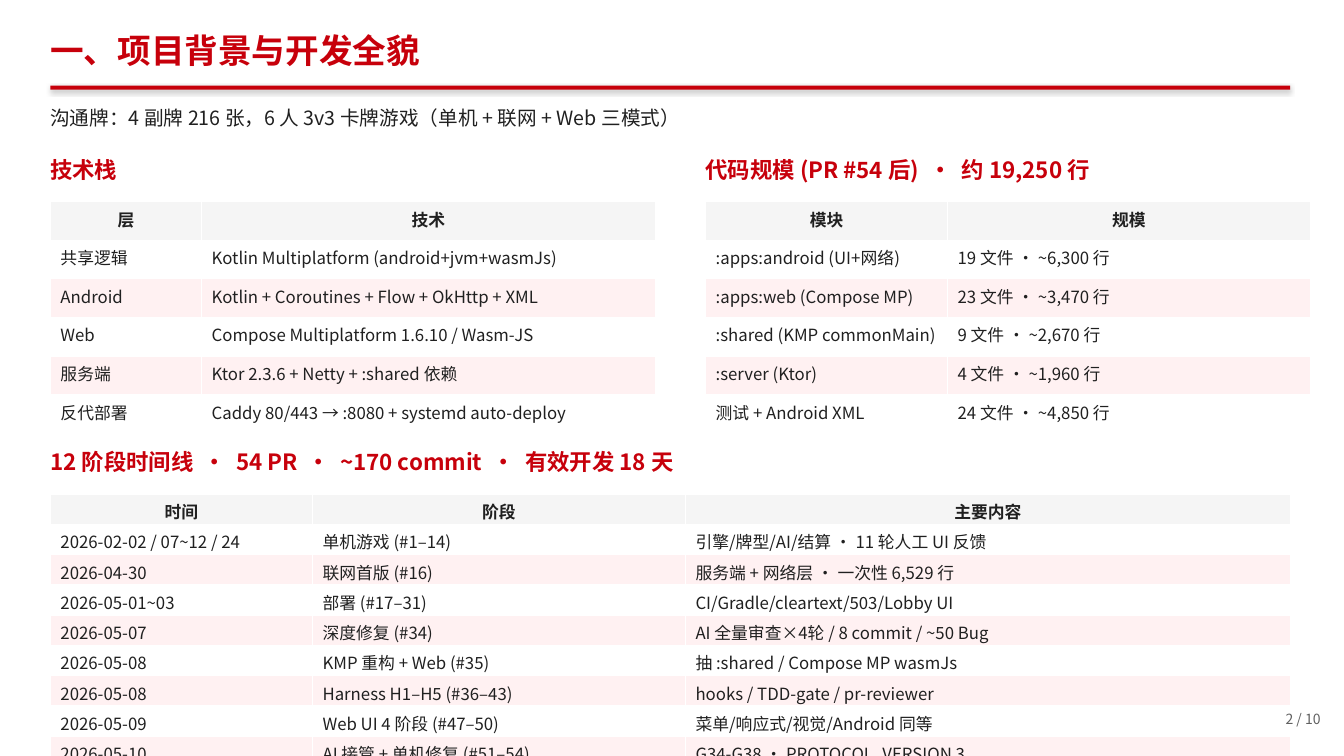
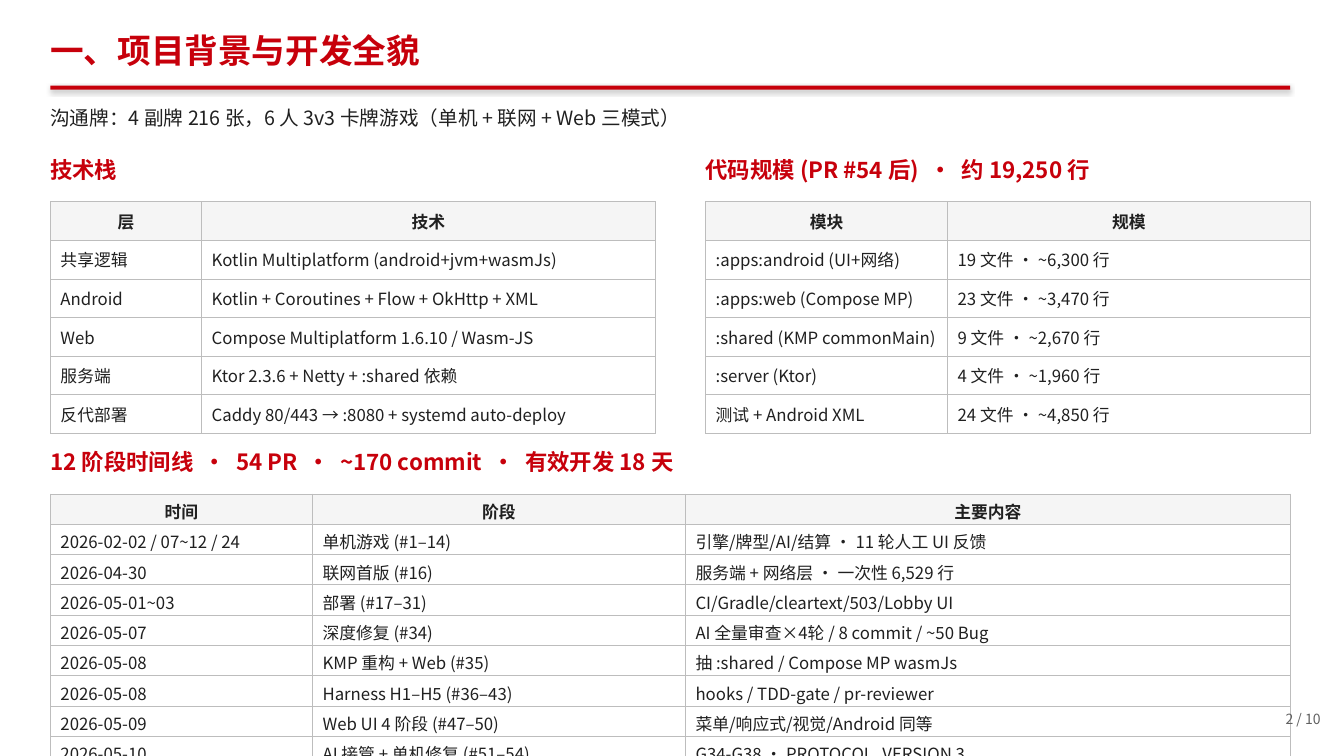
Before and after one commit to berming/AndroidAPP, a slide deck: slide 2 of docs/dev_summary.pptx. Drawn at 1344x756 pixels with LibreOffice and Linux fonts; fonts in the diff are those of the drawing. Boxes give left, top, right and bottom in pixels: in the first picture for what was removed or moved away, otherwise in the second. Text is boxed around its words. In the diff, an @@ line names an element or a change of style, - is before the commit and + after.

```diff
--- a/docs/dev_summary.pptx
+++ b/docs/dev_summary.pptx
@@ table at [50,202,655,434] @@
@@ fill #FFF1F2 to #FFFFFF in 4 cells @@
@@ borders changed @@
@@ table at [706,202,1311,434] @@
@@ fill #FFF1F2 to #FFFFFF in 4 cells @@
@@ borders changed @@
@@ table at [50,494,1291,737] @@
@@ fill #FFF1F2 to #FFFFFF in 12 cells @@
@@ borders changed @@
```
Also in this commit, not shown: 8 other slides changed, 1 other file.
